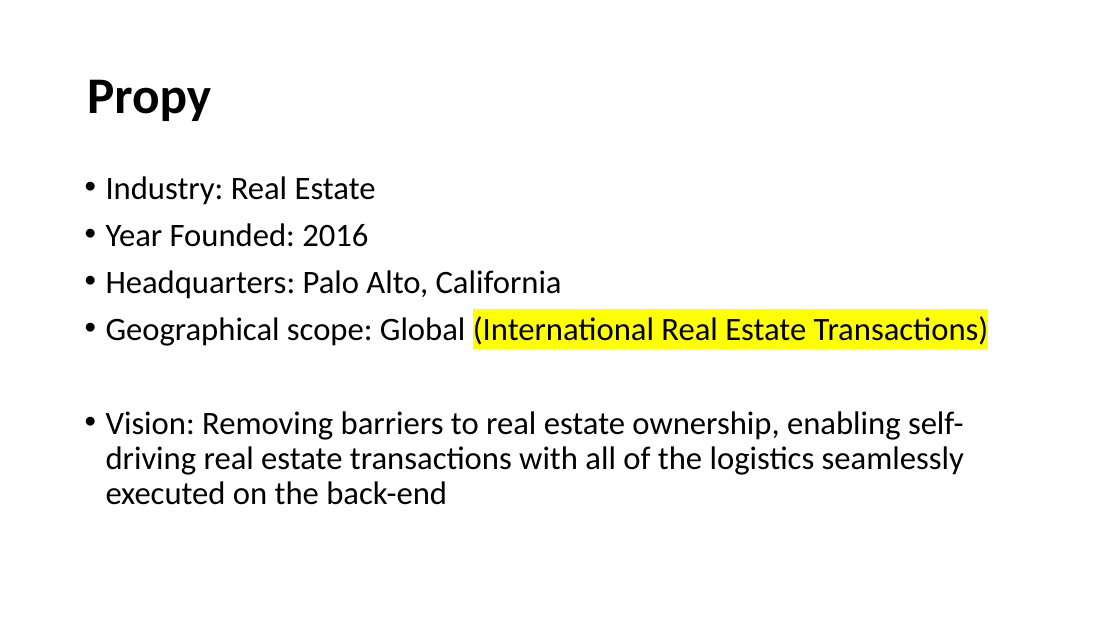
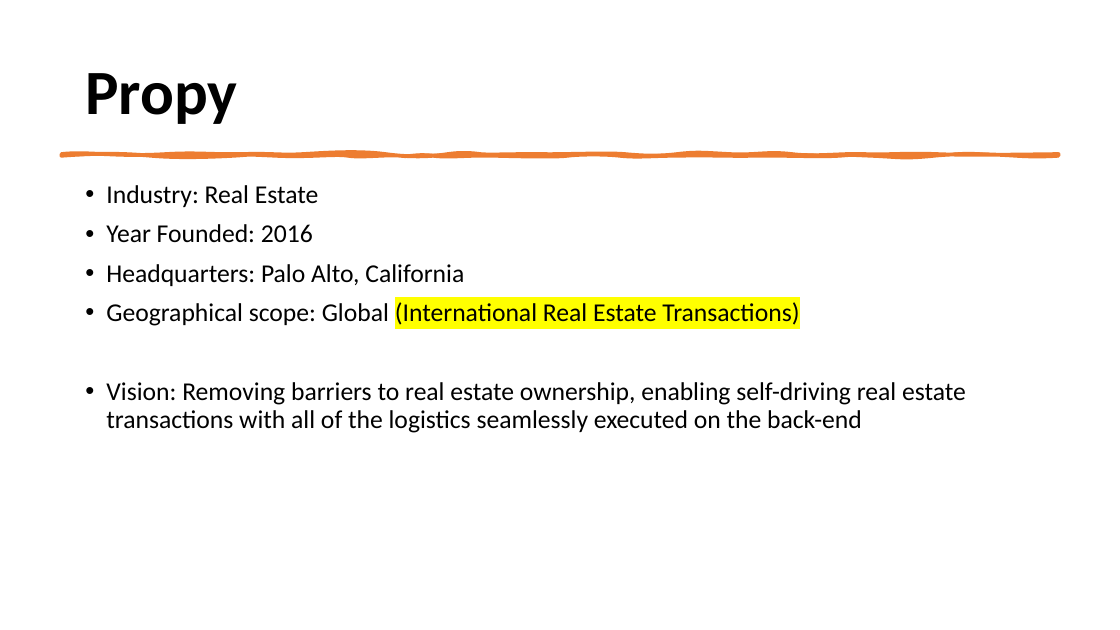
Before and after one commit to RusUsf/Blockchain_Class, a slide deck: slide 3 of Ruslan_Dubas_Presentation.pptx. Drawn at 1120x630 pixels with LibreOffice and Linux fonts; fonts in the diff are those of the drawing. Boxes give left, top, right and bottom in pixels: in the first picture for what was removed or moved away, otherwise in the second. Text is boxed around its words. In the diff, an @@ line names an element or a change of style, - is before the commit and + after.

```diff
--- a/Ruslan_Dubas_Presentation.pptx
+++ b/Ruslan_Dubas_Presentation.pptx
@@ title "Propy" at (85,73,237,124): size 44 to 54 pt @@
@@ freeform shape added at (61,154,1059,155), fill #ED7D31, outline #ED7D31 3.25 pt @@
@@ text "Industry: Real Estate": place and size @@
-text "Industry: Real Estate" at (106,176,989,505)
+text "Industry: Real Estate" at (106,185,966,433)
@@ text "Industry: Real Estate" at (106,185,966,433): size 28 to 22 pt @@
```
Also in this commit, not shown: 4 other slides changed, 2 slides added, 1 slide removed.
